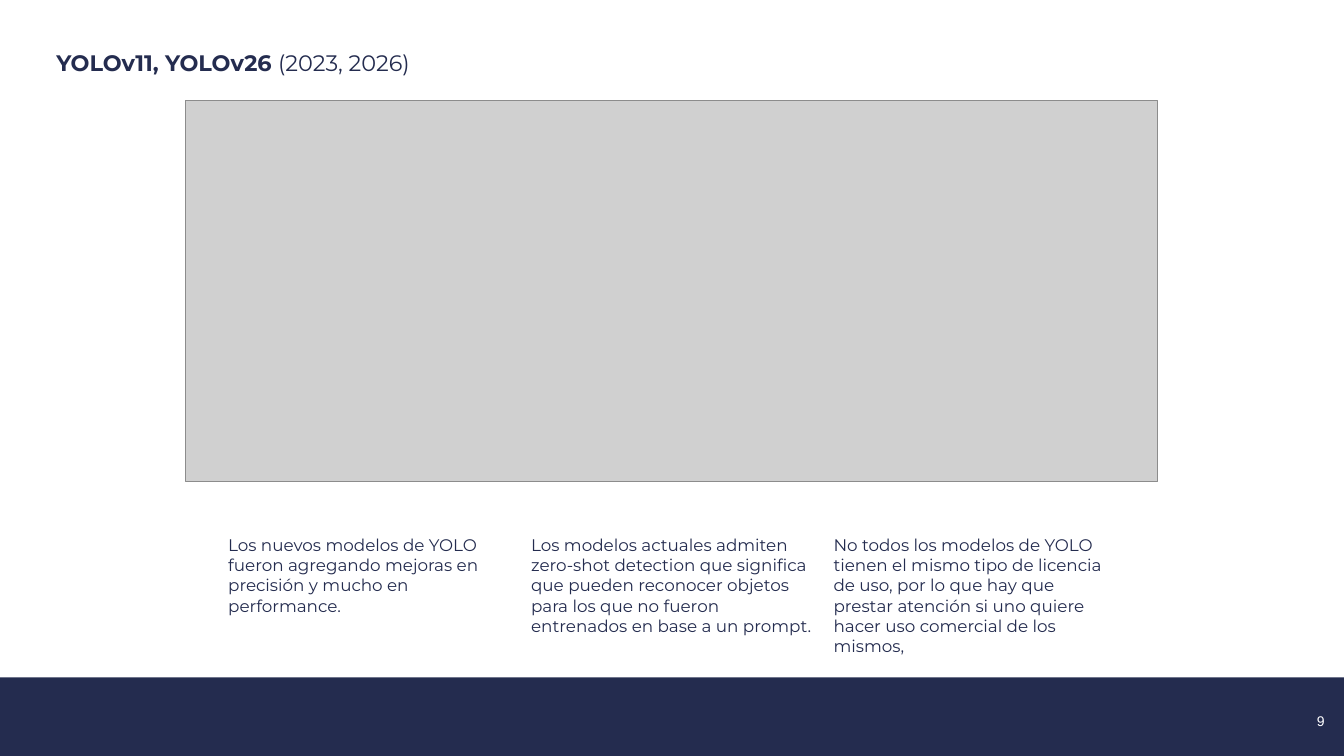
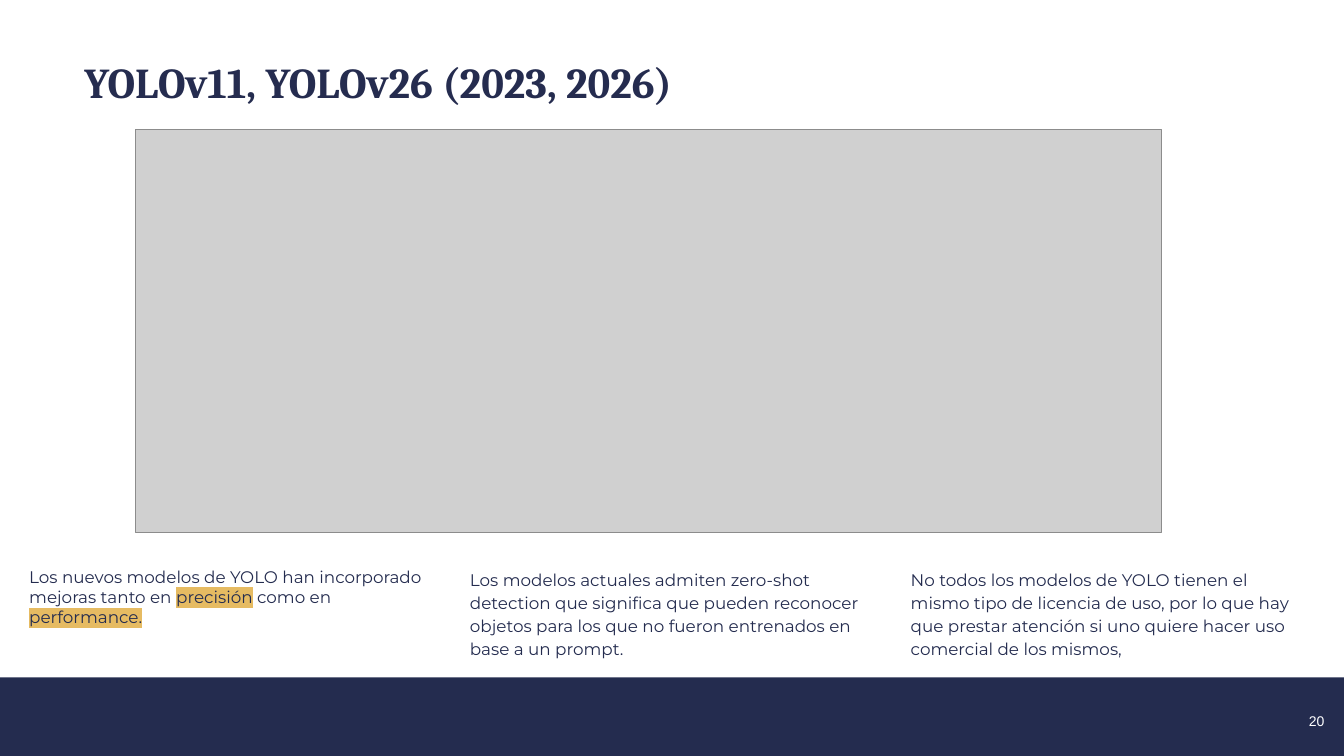
Before and after one commit to Piquelin/curso_yolo, a slide deck: slide 20 of YOLO_PPT_INTI_2026.pptx (slide 9 before the commit). Drawn at 1344x756 pixels with LibreOffice and Linux fonts; fonts in the diff are those of the drawing; grey boxes stand for pictures; background and template pictures are left out. Boxes give left, top, right and bottom in pixels: in the first picture for what was removed or moved away, otherwise in the second. Text is boxed around its words. In the diff, an @@ line names an element or a change of style, - is before the commit and + after.

```diff
--- a/YOLO_PPT_INTI_2026.pptx
+++ b/YOLO_PPT_INTI_2026.pptx
@@ text "YOLOv11, YOLOv26 (2023, 2026)": place and size @@
-text "YOLOv11, YOLOv26 (2023, 2026)" at [56, 54, 410, 76]
+text "YOLOv11, YOLOv26 (2023, 2026)" at [84, 67, 672, 105]
@@ text "YOLOv11, YOLOv26 (2023, 2026)" at [84, 67, 672, 105]: size 16 to 30.3 pt, font Montserrat to Cambria, text colour #242C4F to #252C4F; bold on in "(2023, 2026)"; line spacing 1 to 1.15 @@
@@ picture: place and size @@
-picture at [186, 101, 1157, 483]
+picture at [135, 129, 1162, 532]
@@ text "Los modelos actuales admiten zero-shot ...": place and size @@
-text "Los modelos actuales admiten zero-shot ..." at [531, 538, 811, 636]
+text "Los modelos actuales admiten zero-shot ..." at [470, 573, 859, 659]
@@ text "Los modelos actuales admiten zero-shot ..." at [470, 573, 859, 659]: line spacing 1 to 1.15 @@
@@ text "No todos los modelos de ..." at [911, 573, 1289, 658]: line spacing 1 to 1.15 @@
@@ text "No todos los modelos de ...": place and size @@
-text "No todos los modelos de ..." at [834, 538, 1102, 655]
+text "No todos los modelos de ..." at [911, 573, 1289, 658]
@@ text at [29, 570, 421, 627]: text changed @@
-Los nuevos modelos de YOLO fueron agregando mejoras en precisión y mucho en performance.
+Los nuevos modelos de YOLO han incorporado mejoras tanto en precisión como en performance.
@@ page number at [1309, 716, 1325, 726]: text changed @@
-9
+20
```
Also in this commit, not shown: 10 other slides changed, 11 slides added.
